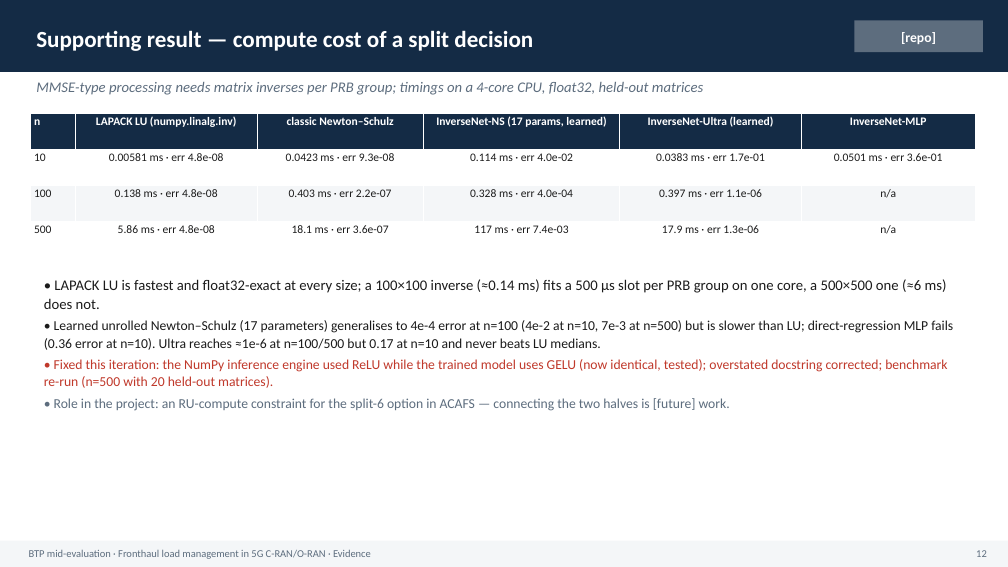
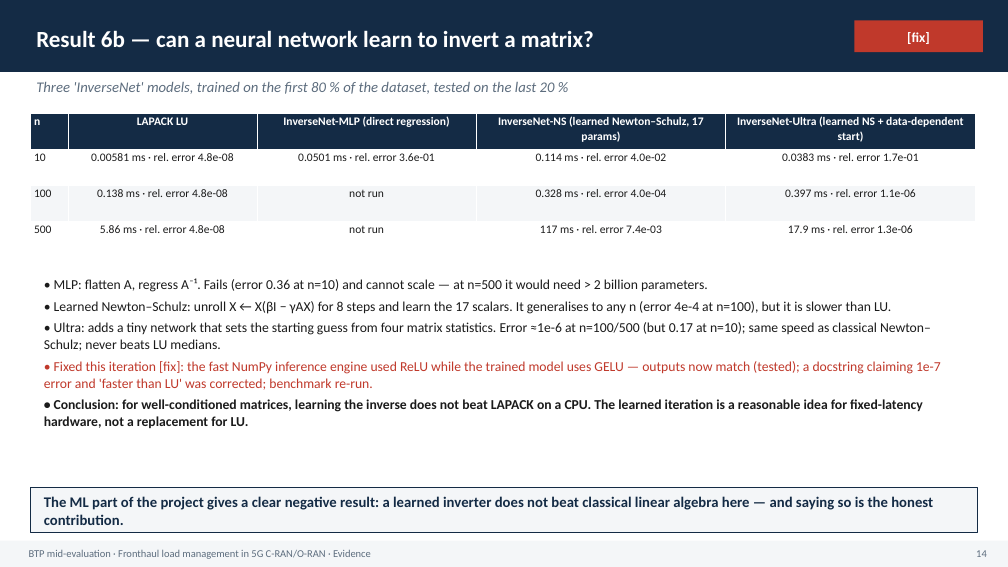
Before and after one commit to Harshvardhan-To1/BTP, a slide deck: slide 14 of docs/mid_evaluation.pptx (slide 12 before the commit). Drawn at 1008x567 pixels with LibreOffice and Linux fonts; fonts in the diff are those of the drawing. Boxes give left, top, right and bottom in pixels: in the first picture for what was removed or moved away, otherwise in the second. Text is boxed around its words. In the diff, an @@ line names an element or a change of style, - is before the commit and + after.

```diff
--- a/docs/mid_evaluation.pptx
+++ b/docs/mid_evaluation.pptx
@@ rectangle at (x1=854, y1=20, x2=983, y2=52): fill #5D6D7E to #C0392B @@
@@ text at (x1=36, y1=30, x2=594, y2=47): text changed @@
-Supporting result — compute cost of a split decision
+Result 6b — can a neural network learn to invert a matrix?
@@ text at (x1=907, y1=32, x2=930, y2=44): text changed @@
-[repo]
+[fix]
@@ text at (x1=36, y1=82, x2=555, y2=94): text changed @@
-MMSE-type processing needs matrix inverses per PRB group; timings on a 4-core CPU, float32, held-out matrices
+Three 'InverseNet' models, trained on the first 80 % of the dataset, tested on the last 20 %
@@ table at (x1=30, y1=113, x2=975, y2=257) @@
-column 2: LAPACK LU (numpy.linalg.inv) | 0.00581 ms · err 4.8e-08 | 0.138 ms · err 4.8e-08 | 5.86 ms · err 4.8e-08
-column 3: classic Newton–Schulz | 0.0423 ms · err 9.3e-08 | 0.403 ms · err 2.2e-07 | 18.1 ms · err 3.6e-07
-column 4: InverseNet-NS (17 params, learned) | 0.114 ms · err 4.0e-02 | 0.328 ms · err 4.0e-04 | 117 ms · err 7.4e-03
-column 5: InverseNet-Ultra (learned) | 0.0383 ms · err 1.7e-01 | 0.397 ms · err 1.1e-06 | 17.9 ms · err 1.3e-06
-column 6: InverseNet-MLP | 0.0501 ms · err 3.6e-01 | n/a | n/a
+column 2: LAPACK LU | 0.00581 ms · rel. error 4.8e-08 | 0.138 ms · rel. error 4.8e-08 | 5.86 ms · rel. error 4.8e-08
+column 3: InverseNet-MLP (direct regression) | 0.0501 ms · rel. error 3.6e-01 | not run | not run
+column 4: InverseNet-NS (learned Newton–Schulz, 17 params) | 0.114 ms · rel. error 4.0e-02 | 0.328 ms · rel. error 4.0e-04 | 117 ms · rel. error 7.4e-03
+column 5: InverseNet-Ultra (learned NS + data-dependent start) | 0.0383 ms · rel. error 1.7e-01 | 0.397 ms · rel. error 1.1e-06 | 17.9 ms · rel. error 1.3e-06
@@ text at (x1=44, y1=278, x2=941, y2=428): text changed @@
-• LAPACK LU is fastest and float32-exact at every size; a 100×100 inverse (≈0.14 ms) fits a 500 µs slot per PRB group on one core, a 500×500 one (≈6 ms) does not.
-• Learned unrolled Newton–Schulz (17 parameters) generalises to 4e-4 error at n=100 (4e-2 at n=10, 7e-3 at n=500) but is slower than LU; direct-regression MLP fails (0.36 error at n=10). Ultra reaches ≈1e-6 at n=100/500 but 0.17 at n=10 and never beats LU medians.
-• Fixed this iteration: the NumPy inference engine used ReLU while the trained model uses GELU (now identical, tested); overstated docstring corrected; benchmark re-run (n=500 with 20 held-out matrices).
-• Role in the project: an RU-compute constraint for the split-6 option in ACAFS — connecting the two halves is [future] work.
+• MLP: flatten A, regress A⁻¹. Fails (error 0.36 at n=10) and cannot scale — at n=500 it would need > 2 billion parameters.
+• Learned Newton–Schulz: unroll X ← X(βI − γAX) for 8 steps and learn the 17 scalars. It generalises to any n (error 4e-4 at n=100), but it is slower than LU.
+• Ultra: adds a tiny network that sets the starting guess from four matrix statistics. Error ≈1e-6 at n=100/500 (but 0.17 at n=10); same speed as classical Newton–Schulz; never beats LU medians.
+• Fixed this iteration [fix]: the fast NumPy inference engine used ReLU while the trained model uses GELU — outputs now match (tested); a docstring claiming 1e-7 error and 'faster than LU' was corrected; benchmark re-run.
+• Conclusion: for well-conditioned matrices, learning the inverse does not beat LAPACK on a CPU. The learned iteration is a reasonable idea for fixed-latency hardware, not a replacement for LU.
@@ rectangle added at (x1=30, y1=488, x2=978, y2=533), fill #F4F6F8, outline #142B45 1 pt @@
@@ text added at (x1=44, y1=496, x2=933, y2=525), 14 pt, text #142B45, bold @@
+The ML part of the project gives a clear negative result: a learned inverter does not beat classical linear algebra here — and saying so is the honest contribution.
@@ text at (x1=976, y1=550, x2=987, y2=557): text changed @@
-12
+14
```
Also in this commit, not shown: 19 other slides changed, 2 slides added, 6 other files.
